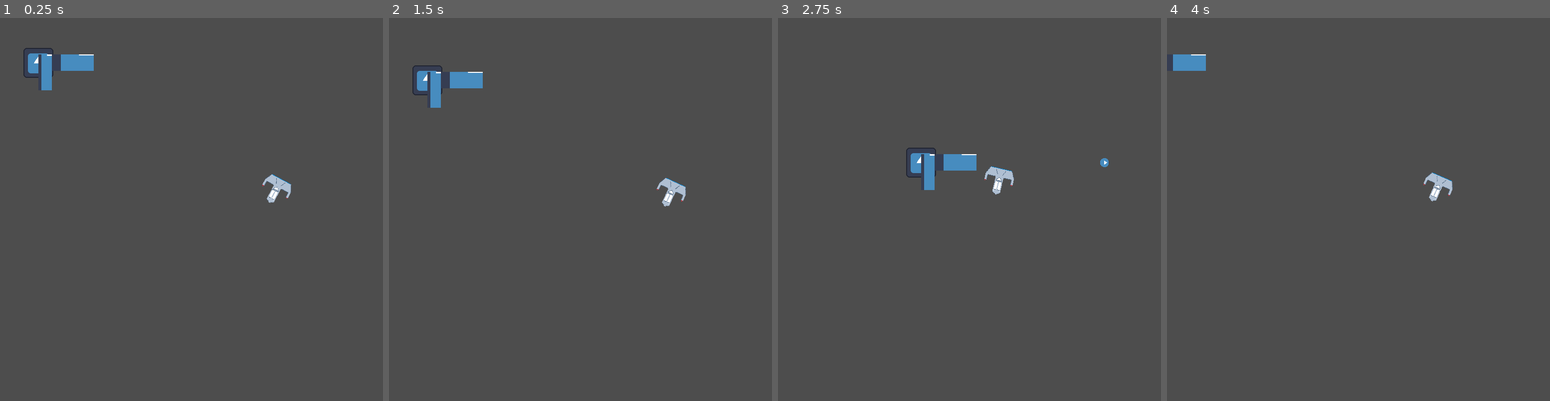
Above: before the commit, frames 1-4 (left to right).
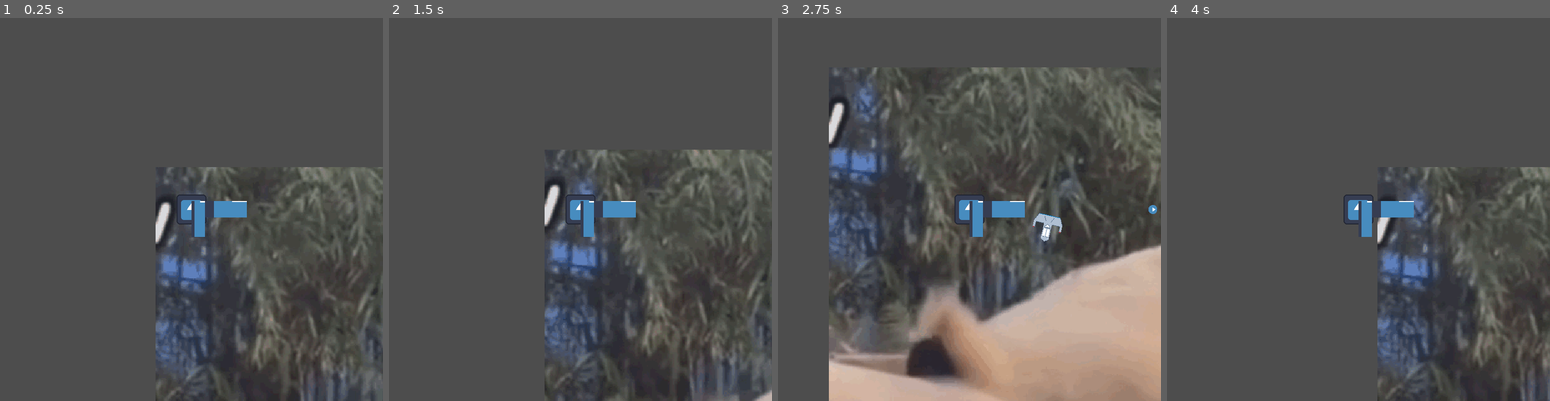
Above: after the commit, the same moments.

Repository: brendantfitzgerald/BroJam-Earl2024
Game: Godot game, scene res://Scenes/GAME.tscn
Same seed, same stepped clock (60 frames per second), same inputs: the game is played once before the commit and once after it. The engine's default icon, where the game draws it, is replaced by a stand-in: a white triangle on a blue panel in a dark square.
Inputs:
- Up to frame 1 (0.25 s): no input
- Up to frame 2 (1.5 s): tap Enter at 0.5 s; hold D (right) 0.53-1.28 s; tap F at 0.6 s; hold S (down) from 1.28 s (still down); tap R at 1.35 s
- Up to frame 3 (2.75 s): release S (down) at 2.03 s; hold D (right) from 2.03 s (still down); tap P at 2.1 s
- Up to frame 4 (4 s): release D (right) at 2.78 s; hold W (up) 2.78-3.53 s; tap F at 2.85 s; hold A (left) from 3.53 s (still down); tap R at 3.6 s

The runs differ from the first frame. In frame 1, 11% of the frame differs, in the area x 6-100%, y 7-100%; in frame 2, 12%; in frame 3, 38%, in the area x 13-100%, y 12-100%; in frame 4, 9.8%.

Commit message:
ass background and some other stuff I think

Diff:
--- /dev/null
+++ b/Assets/bg_panda/bg_panda_tileset.tres
@@ -0,0 +1,3 @@
+[gd_resource type="TileSet" format=3 uid="uid://drbj37vybh4x1"]
+
+[resource]
--- a/Scenes/GAME.tscn
+++ b/Scenes/GAME.tscn
@@ -1,31 +1,191 @@
-[gd_scene load_steps=7 format=3 uid="uid://diy7tfr5h36pn"]
+[gd_scene load_steps=29 format=3 uid="uid://diy7tfr5h36pn"]
 
 [ext_resource type="Script" path="res://Scripts/InitGame.gd" id="1_ln6sb"]
-[ext_resource type="Script" path="res://Scripts/Player.gd" id="2_of1s8"]
-[ext_resource type="Texture2D" uid="uid://6de5tkjnemft" path="res://icon.svg" id="3_eh3aa"]
-[ext_resource type="PackedScene" uid="uid://c77c572tdbd70" path="res://Scenes/base_auto_weapon.tscn" id="4_ankvn"]
+[ext_resource type="PackedScene" uid="uid://dbtxx1ss5s8l1" path="res://Scenes/player.tscn" id="2_1405f"]
+[ext_resource type="Texture2D" uid="uid://dhajy7d2y2m6r" path="res://Assets/bg_panda/bg_panda.png" id="4_hkpk0"]
 [ext_resource type="PackedScene" uid="uid://k0pav4wc8avy" path="res://Scenes/enemy.tscn" id="5_w1jkk"]
 
-[sub_resource type="RectangleShape2D" id="RectangleShape2D_drwa3"]
+[sub_resource type="AtlasTexture" id="AtlasTexture_bgu7t"]
+atlas = ExtResource("4_hkpk0")
+region = Rect2(0, 0, 461, 480)
+
+[sub_resource type="AtlasTexture" id="AtlasTexture_vgwgd"]
+atlas = ExtResource("4_hkpk0")
+region = Rect2(461, 0, 461, 480)
+
+[sub_resource type="AtlasTexture" id="AtlasTexture_fqvee"]
+atlas = ExtResource("4_hkpk0")
+region = Rect2(922, 0, 461, 480)
+
+[sub_resource type="AtlasTexture" id="AtlasTexture_d4mx1"]
+atlas = ExtResource("4_hkpk0")
+region = Rect2(1383, 0, 461, 480)
+
+[sub_resource type="AtlasTexture" id="AtlasTexture_h8qxa"]
+atlas = ExtResource("4_hkpk0")
+region = Rect2(1844, 0, 461, 480)
+
+[sub_resource type="AtlasTexture" id="AtlasTexture_4cdc1"]
+atlas = ExtResource("4_hkpk0")
+region = Rect2(2305, 0, 461, 480)
+
+[sub_resource type="AtlasTexture" id="AtlasTexture_qxu1q"]
+atlas = ExtResource("4_hkpk0")
+region = Rect2(2766, 0, 461, 480)
+
+[sub_resource type="AtlasTexture" id="AtlasTexture_uhf7p"]
+atlas = ExtResource("4_hkpk0")
+region = Rect2(3227, 0, 461, 480)
+
+[sub_resource type="AtlasTexture" id="AtlasTexture_8tg43"]
+atlas = ExtResource("4_hkpk0")
+region = Rect2(3688, 0, 461, 480)
+
+[sub_resource type="AtlasTexture" id="AtlasTexture_fqlmr"]
+atlas = ExtResource("4_hkpk0")
+region = Rect2(4149, 0, 461, 480)
+
+[sub_resource type="AtlasTexture" id="AtlasTexture_if2v2"]
+atlas = ExtResource("4_hkpk0")
+region = Rect2(4610, 0, 461, 480)
+
+[sub_resource type="AtlasTexture" id="AtlasTexture_a5uag"]
+atlas = ExtResource("4_hkpk0")
+region = Rect2(5071, 0, 461, 480)
+
+[sub_resource type="AtlasTexture" id="AtlasTexture_qn2v4"]
+atlas = ExtResource("4_hkpk0")
+region = Rect2(5532, 0, 461, 480)
+
+[sub_resource type="AtlasTexture" id="AtlasTexture_5f5rj"]
+atlas = ExtResource("4_hkpk0")
+region = Rect2(5993, 0, 461, 480)
+
+[sub_resource type="AtlasTexture" id="AtlasTexture_8sdkd"]
+atlas = ExtResource("4_hkpk0")
+region = Rect2(6454, 0, 461, 480)
+
+[sub_resource type="AtlasTexture" id="AtlasTexture_sc6nl"]
+atlas = ExtResource("4_hkpk0")
+region = Rect2(6915, 0, 461, 480)
+
+[sub_resource type="AtlasTexture" id="AtlasTexture_0l2js"]
+atlas = ExtResource("4_hkpk0")
+region = Rect2(7376, 0, 461, 480)
+
+[sub_resource type="AtlasTexture" id="AtlasTexture_vntjo"]
+atlas = ExtResource("4_hkpk0")
+region = Rect2(7837, 0, 461, 480)
+
+[sub_resource type="AtlasTexture" id="AtlasTexture_qmbvi"]
+atlas = ExtResource("4_hkpk0")
+region = Rect2(8298, 0, 461, 480)
+
+[sub_resource type="AtlasTexture" id="AtlasTexture_7a5p5"]
+atlas = ExtResource("4_hkpk0")
+region = Rect2(8759, 0, 461, 480)
+
+[sub_resource type="AtlasTexture" id="AtlasTexture_60rmd"]
+atlas = ExtResource("4_hkpk0")
+region = Rect2(9220, 0, 461, 480)
+
+[sub_resource type="AtlasTexture" id="AtlasTexture_cary6"]
+atlas = ExtResource("4_hkpk0")
+region = Rect2(9681, 0, 461, 480)
+
+[sub_resource type="AtlasTexture" id="AtlasTexture_e6pdp"]
+atlas = ExtResource("4_hkpk0")
+region = Rect2(10142, 0, 461, 480)
+
+[sub_resource type="SpriteFrames" id="SpriteFrames_8db0g"]
+animations = [{
+"frames": [{
+"duration": 1.0,
+"texture": SubResource("AtlasTexture_bgu7t")
+}, {
+"duration": 1.0,
+"texture": SubResource("AtlasTexture_vgwgd")
+}, {
+"duration": 1.0,
+"texture": SubResource("AtlasTexture_fqvee")
+}, {
+"duration": 1.0,
+"texture": SubResource("AtlasTexture_d4mx1")
+}, {
+"duration": 1.0,
+"texture": SubResource("AtlasTexture_h8qxa")
+}, {
+"duration": 1.0,
+"texture": SubResource("AtlasTexture_4cdc1")
+}, {
+"duration": 1.0,
+"texture": SubResource("AtlasTexture_qxu1q")
+}, {
+"duration": 1.0,
+"texture": SubResource("AtlasTexture_uhf7p")
+}, {
+"duration": 1.0,
+"texture": SubResource("AtlasTexture_8tg43")
+}, {
+"duration": 1.0,
+"texture": SubResource("AtlasTexture_fqlmr")
+}, {
+"duration": 1.0,
+"texture": SubResource("AtlasTexture_if2v2")
+}, {
+"duration": 1.0,
+"texture": SubResource("AtlasTexture_a5uag")
+}, {
+"duration": 1.0,
+"texture": SubResource("AtlasTexture_qn2v4")
+}, {
+"duration": 1.0,
+"texture": SubResource("AtlasTexture_5f5rj")
+}, {
+"duration": 1.0,
+"texture": SubResource("AtlasTexture_8sdkd")
+}, {
+"duration": 1.0,
+"texture": SubResource("AtlasTexture_sc6nl")
+}, {
+"duration": 1.0,
+"texture": SubResource("AtlasTexture_0l2js")
+}, {
+"duration": 1.0,
+"texture": SubResource("AtlasTexture_vntjo")
+}, {
+"duration": 1.0,
+"texture": SubResource("AtlasTexture_qmbvi")
+}, {
+"duration": 1.0,
+"texture": SubResource("AtlasTexture_7a5p5")
+}, {
+"duration": 1.0,
+"texture": SubResource("AtlasTexture_60rmd")
+}, {
+"duration": 1.0,
+"texture": SubResource("AtlasTexture_cary6")
+}, {
+"duration": 1.0,
+"texture": SubResource("AtlasTexture_e6pdp")
+}],
+"loop": true,
+"name": &"new_animation",
+"speed": 30.0
+}]
 
 [node name="GAME" type="Node2D"]
 script = ExtResource("1_ln6sb")
 
-[node name="Player" type="CharacterBody2D" parent="."]
-position = Vector2(77, 90)
-scale = Vector2(3, 3)
-script = ExtResource("2_of1s8")
+[node name="AnimatedSprite2D" type="AnimatedSprite2D" parent="."]
+position = Vector2(581, 588)
+scale = Vector2(2.5, 2.431)
+sprite_frames = SubResource("SpriteFrames_8db0g")
+animation = &"new_animation"
+autoplay = "new_animation"
+frame_progress = 0.591597
 
-[node name="CollisionShape2D" type="CollisionShape2D" parent="Player"]
-shape = SubResource("RectangleShape2D_drwa3")
-
-[node name="Sprite2D" type="Sprite2D" parent="Player"]
-scale = Vector2(0.15625, 0.15625)
-texture = ExtResource("3_eh3aa")
-
-[node name="Weapons" type="Node2D" parent="Player"]
-
-[node name="BaseAutoWeapon" parent="Player/Weapons" instance=ExtResource("4_ankvn")]
+[node name="Player" parent="." instance=ExtResource("2_1405f")]
 
 [node name="Enemy" parent="." instance=ExtResource("5_w1jkk")]
 position = Vector2(575, 357)
--- /dev/null
+++ b/Scenes/player.tscn
@@ -0,0 +1,25 @@
+[gd_scene load_steps=5 format=3 uid="uid://dbtxx1ss5s8l1"]
+
+[ext_resource type="Script" path="res://Scripts/Player.gd" id="1_4a5aa"]
+[ext_resource type="Texture2D" uid="uid://6de5tkjnemft" path="res://icon.svg" id="2_a1ivi"]
+[ext_resource type="PackedScene" uid="uid://c77c572tdbd70" path="res://Scenes/base_auto_weapon.tscn" id="3_bamj8"]
+
+[sub_resource type="RectangleShape2D" id="RectangleShape2D_drwa3"]
+
+[node name="Player" type="CharacterBody2D"]
+position = Vector2(77, 90)
+scale = Vector2(3, 3)
+script = ExtResource("1_4a5aa")
+
+[node name="CollisionShape2D" type="CollisionShape2D" parent="."]
+shape = SubResource("RectangleShape2D_drwa3")
+
+[node name="Sprite2D" type="Sprite2D" parent="."]
+scale = Vector2(0.15625, 0.15625)
+texture = ExtResource("2_a1ivi")
+
+[node name="Weapons" type="Node2D" parent="."]
+
+[node name="BaseAutoWeapon" parent="Weapons" instance=ExtResource("3_bamj8")]
+
+[node name="Camera2D" type="Camera2D" parent="."]
Binary file added: Assets/bg_panda/bg_panda.png
Not shown, added: Assets/bg_panda/bg_panda.png.import
